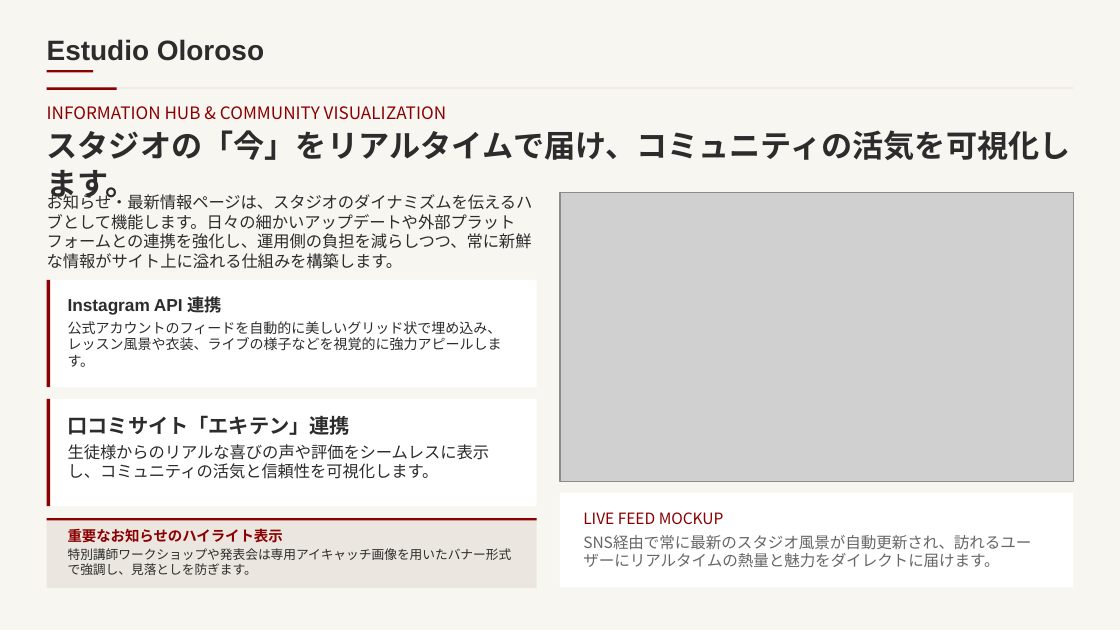
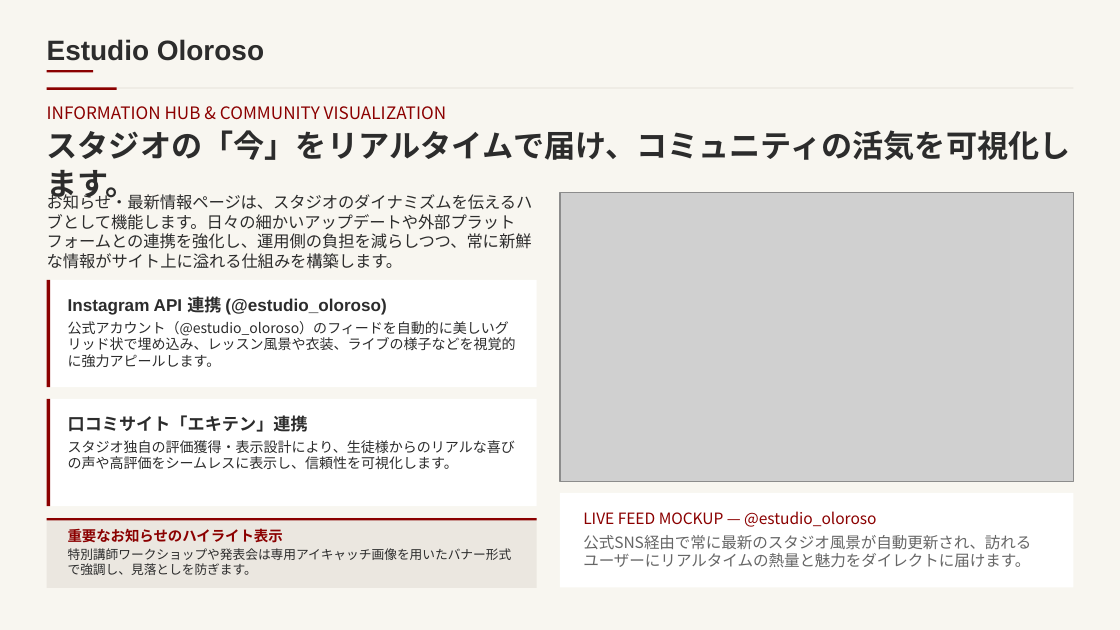
Before and after one commit to ikeda-haruka/oloroso, a slide deck: slide 9 of docs/「Estudio Oloroso」WEBサイト デザインプレビュー＆リニューアル構成案.pptx. Drawn at 1120x630 pixels with LibreOffice and Linux fonts; fonts in the diff are those of the drawing; grey boxes stand for pictures. Boxes give left, top, right and bottom in pixels: in the first picture for what was removed or moved away, otherwise in the second. Text is boxed around its words. In the diff, an @@ line names an element or a change of style, - is before the commit and + after.

Commit message:
feat: implement updated designs and requirements from docs (3-step wizard form, timetable filters & modal, student quick access, video facade, ekiten & instagram integrations)

```diff
--- a/docs/「Estudio Oloroso」WEBサイト デザインプレビュー＆リニューアル構成案.pptx
+++ b/docs/「Estudio Oloroso」WEBサイト デザインプレビュー＆リニューアル構成案.pptx
@@ text at bbox=[68, 293, 516, 367]: text changed @@
-Instagram API 連携
-公式アカウントのフィードを自動的に美しいグリッド状で埋め込み、レッスン風景や衣装、ライブの様子などを視覚的に強力アピールします。
+Instagram API 連携 (@estudio_oloroso)
+公式アカウント（@estudio_oloroso）のフィードを自動的に美しいグリッド状で埋め込み、レッスン風景や衣装、ライブの様子などを視覚的に強力アピールします。
@@ text at bbox=[68, 415, 308, 432]: size 13 to 11 pt in "口コミサイト「エキテン」連携" @@
@@ text at bbox=[68, 440, 515, 469]: text changed; size 10.5 to 8.9 pt @@
-生徒様からのリアルな喜びの声や評価をシームレスに表示し、コミュニティの活気と信頼性を可視化します。
+スタジオ独自の評価獲得・表示設計により、生徒様からのリアルな喜びの声や高評価をシームレスに表示し、信頼性を可視化します。
@@ text at bbox=[583, 511, 1031, 567]: text changed @@
-LIVE FEED MOCKUP
-SNS経由で常に最新のスタジオ風景が自動更新され、訪れるユーザーにリアルタイムの熱量と魅力をダイレクトに届けます。
+LIVE FEED MOCKUP — @estudio_oloroso
+公式SNS経由で常に最新のスタジオ風景が自動更新され、訪れるユーザーにリアルタイムの熱量と魅力をダイレクトに届けます。
```
Also in this commit, not shown: 4 other slides changed, 11 other files.
